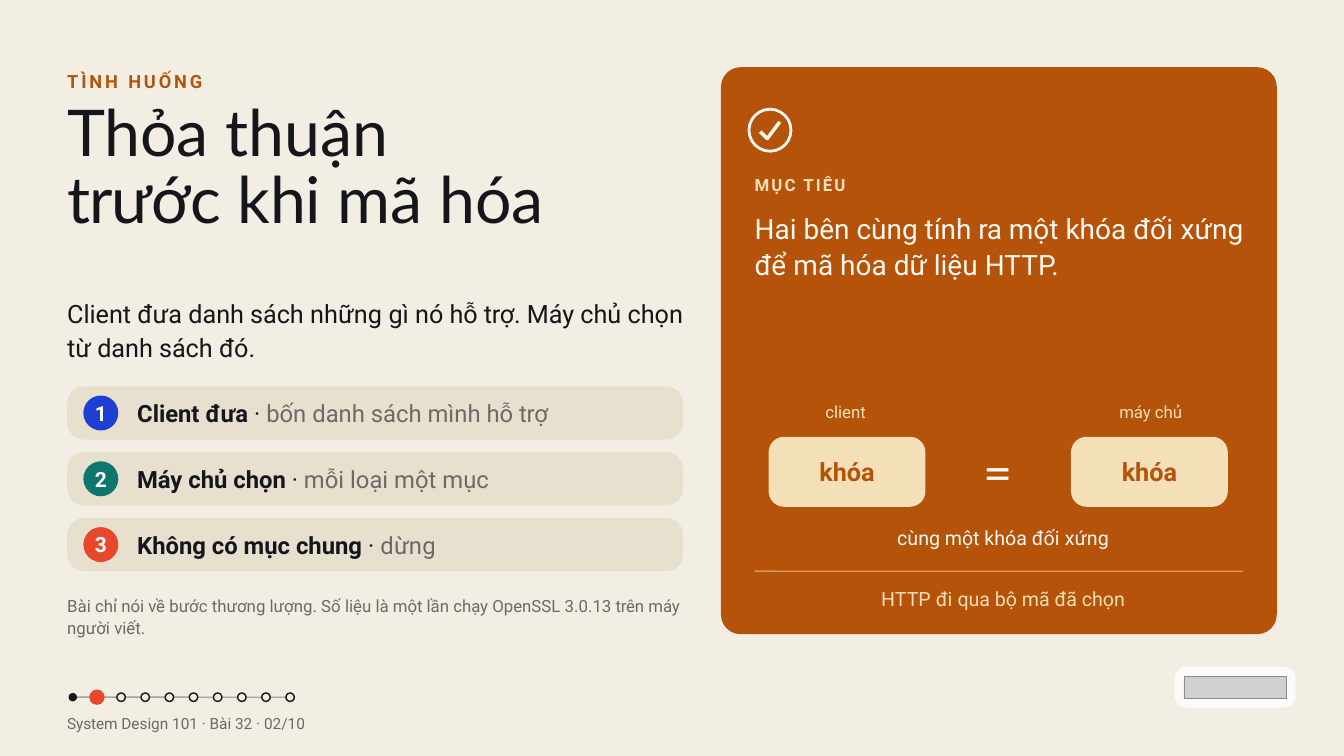
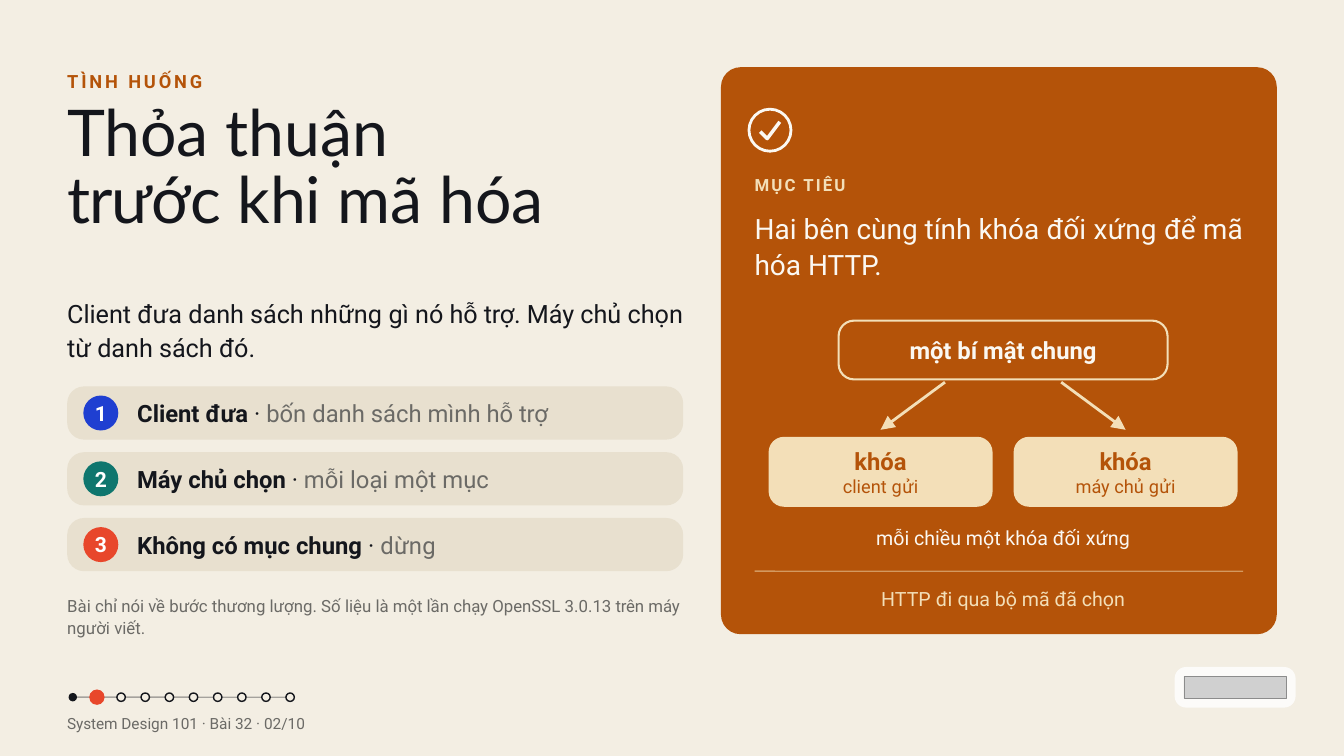
Before and after one commit to vohoailinh90/tool-marketing-studio, a slide deck: slide 2 of system-design-101/vi/lessons/sd-14-032/slides/sd-14-032.pptx. Drawn at 1344x756 pixels with LibreOffice and Linux fonts; fonts in the diff are those of the drawing; grey boxes stand for pictures. Boxes give left, top, right and bottom in pixels: in the first picture for what was removed or moved away, otherwise in the second. Text is boxed around its words. In the diff, an @@ line names an element or a change of style, - is before the commit and + after.

```diff
--- a/system-design-101/vi/lessons/sd-14-032/slides/sd-14-032.pptx
+++ b/system-design-101/vi/lessons/sd-14-032/slides/sd-14-032.pptx
@@ text at (755, 215, 1243, 276): text changed @@
-Hai bên cùng tính ra một khóa đối xứng để mã hóa dữ liệu HTTP.
+Hai bên cùng tính khóa đối xứng để mã hóa HTTP.
@@ rounded rectangle added at (839, 321, 1168, 380), outline #F3DFB8 2.25 pt, 25.5 pt, text #FBF8F2, bold @@
+một bí mật chung
@@ arrow added from (945, 382) to (880, 430), #F3DFB8 3 pt @@
@@ arrow added from (1061, 382) to (1126, 430), #F3DFB8 3 pt @@
@@ text removed at (825, 405, 866, 418) @@
-client
@@ rounded rectangle: place and size @@
-rounded rectangle at (769, 437, 925, 507)
+rounded rectangle at (769, 437, 993, 507)
@@ text removed at (931, 437, 1065, 507) @@
-=
@@ rounded rectangle: place and size @@
-rounded rectangle at (1071, 437, 1228, 507)
+rounded rectangle at (1013, 437, 1237, 507)
@@ text "khóa" at (1076, 452, 1176, 497): vertical alignment top to middle @@
@@ text at (843, 478, 919, 497): paragraph added @@
+client gửi
@@ text at (854, 452, 906, 470): size 27 to 25.5 pt, letter spacing 0 to -0.1 pt in "khóa" @@
@@ text at (1076, 452, 1176, 497): text changed; size 18 to 19.5 pt; text colour #F3DFB8 to #B45309 @@
-máy chủ
+khóa
+máy chủ gửi
@@ text removed at (1122, 462, 1177, 481) @@
-khóa
@@ text at (876, 529, 1130, 549): text changed @@
-cùng một khóa đối xứng
+mỗi chiều một khóa đối xứng
```
Also in this commit, not shown: 11 other files.
